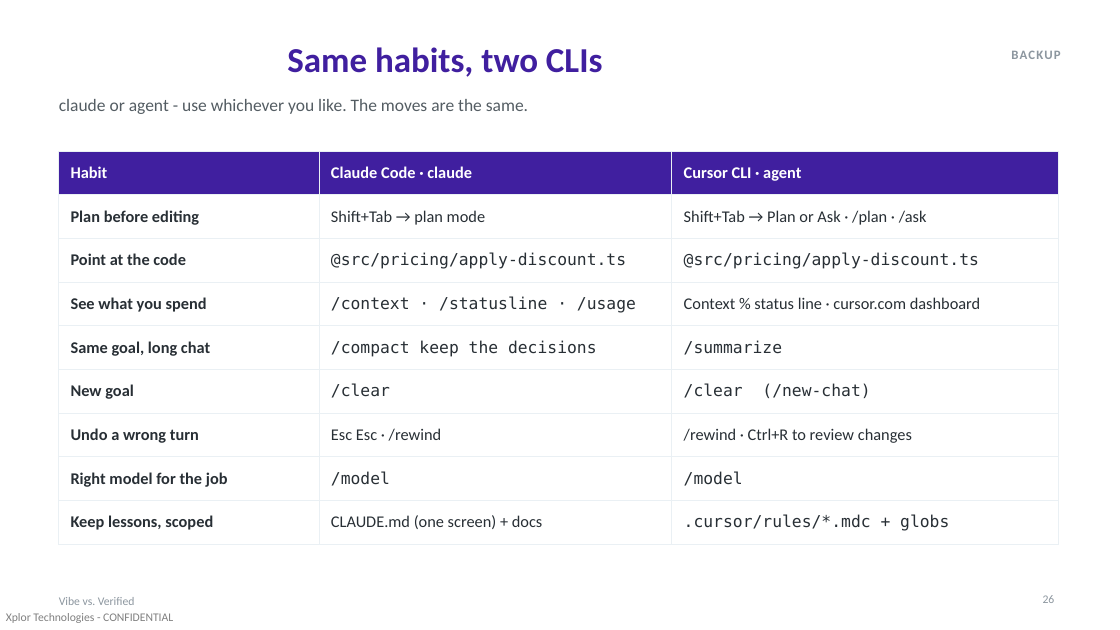
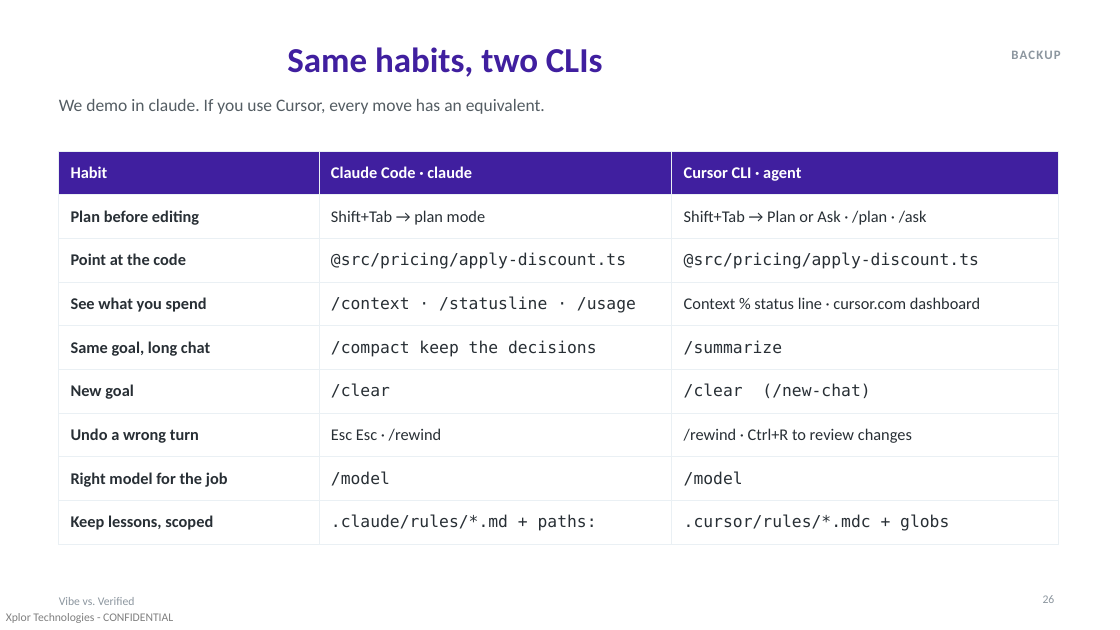
Before and after one commit to AdamMiddendorf/token-efficiency-demo, a slide deck: slide 26 of presentation/vibe-vs-verified.pptx. Drawn at 1120x630 pixels with LibreOffice and Linux fonts; fonts in the diff are those of the drawing. Boxes give left, top, right and bottom in pixels: in the first picture for what was removed or moved away, otherwise in the second. Text is boxed around its words. In the diff, an @@ line names an element or a change of style, - is before the commit and + after.

```diff
--- a/presentation/vibe-vs-verified.pptx
+++ b/presentation/vibe-vs-verified.pptx
@@ text at bbox=[59, 99, 545, 114]: text changed @@
-claude or agent - use whichever you like. The moves are the same.
+We demo in claude. If you use Cursor, every move has an equivalent.
@@ table at bbox=[59, 151, 1059, 535] @@
-row 9, column 2: CLAUDE.md (one screen) + docs
+row 9, column 2: .claude/rules/*.md + paths:
```
Also in this commit, not shown: 4 other slides changed, 9 other files.
